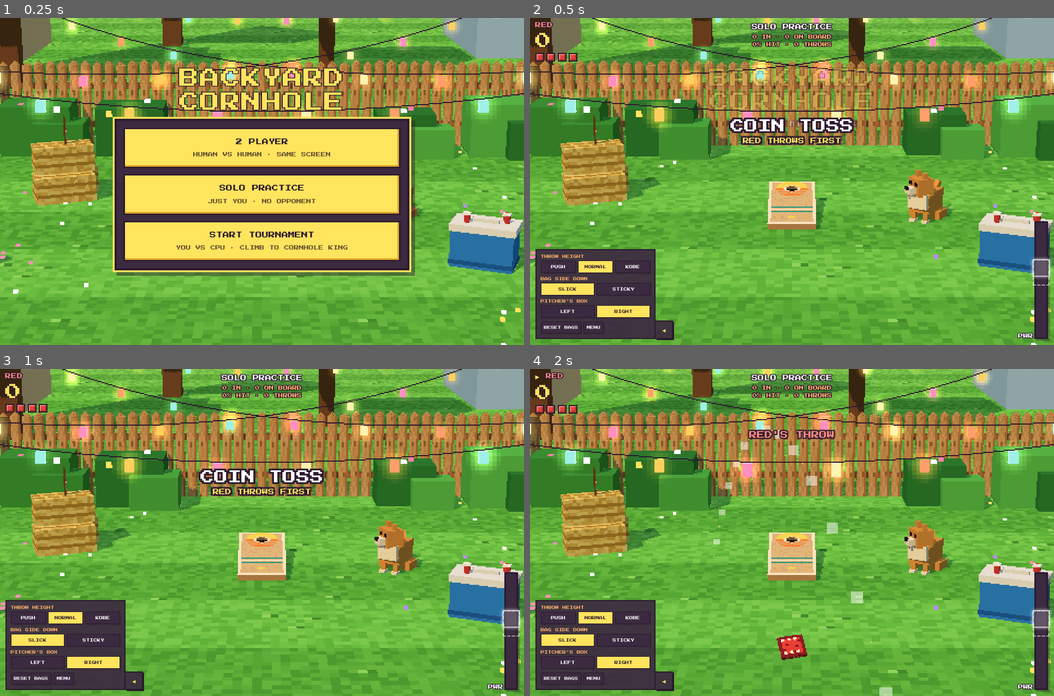
Above: before the commit, frames 1-4 (two rows, left to right).
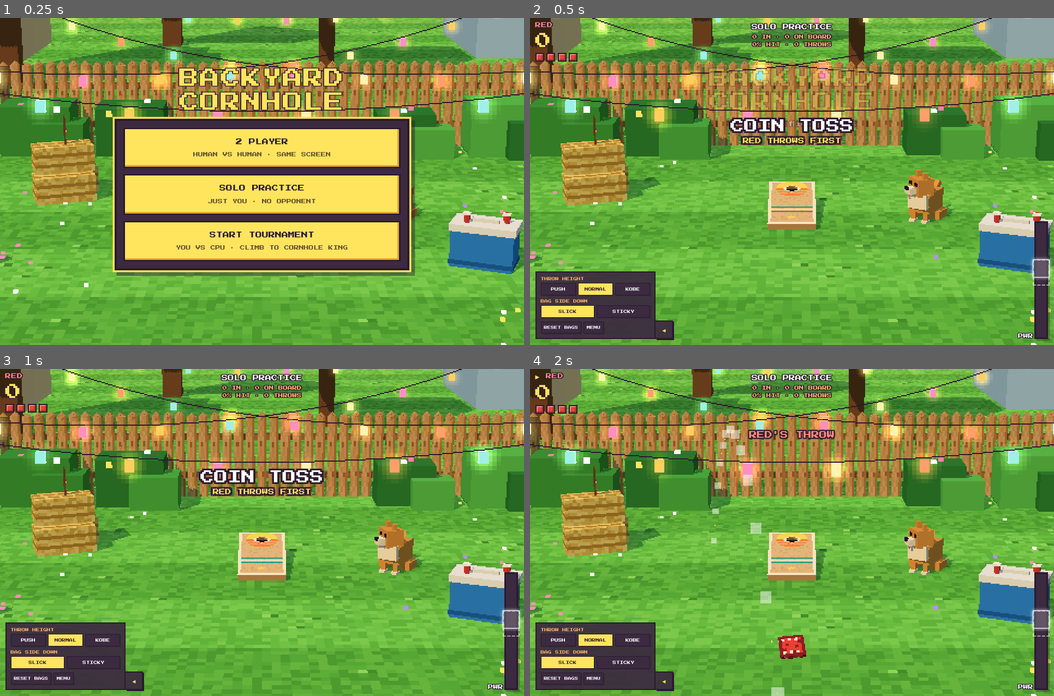
Above: after the commit, the same moments.

Repository: Ashe-Oro/backyard-games
Game: browser game, page index.html
Two runs of this game, one before a commit and one after it. Both use one fixed random seed, a clock stepped at 60 frames per second and the inputs below.
Inputs (mouse positions are in pixels of both pictures, inside the frame that each line leads up to):
- Up to frame 1 (0.25 s): no input
- Up to frame 2 (0.5 s): click "SOLO PRACTICE JUST YOU · NO O…" at 0.27 s
- Up to frame 3 (1 s): click "NORMAL" at 0.52 s
- Up to frame 4 (2 s): move the mouse to (792, 565) at 1.07 s; tap Space at 1.1, 1.6 s; move the mouse to (687, 499) at 1.67 s

Frame 1 is identical in both runs. In frame 2, 2.9% of the frame differs, in the area x 1-100%, y 70-92%; in frame 3, 2.9%; in frame 4, 4.0%, in the area x 1-100%, y 17-100%.

Commit message:
Launch bags from the centered throw position

Diff:
--- a/index.html
+++ b/index.html
@@ -131,7 +131,6 @@
     <div id="bag-menu" role="group" aria-label="Bag options">
       <div class="bag-row"><span class="bag-label">THROW HEIGHT</span><div id="height-choice" class="bag-choices"><button class="hb" data-height="0">PUSH</button><button class="hb" data-height="1">NORMAL</button><button class="hb" data-height="2">KOBE</button></div></div>
       <div class="bag-row"><span class="bag-label">BAG SIDE DOWN</span><div class="bag-choices"><button class="hb" id="side" data-side="slick">SLICK</button><button class="hb" data-side="sticky">STICKY</button></div></div>
-      <div class="bag-row" id="practice-box" hidden><span class="bag-label">PITCHER’S BOX</span><div class="bag-choices"><button class="hb" data-box="left">LEFT</button><button class="hb" data-box="right">RIGHT</button></div></div>
       <div class="btns"><button class="hb" id="reset-bags" hidden>RESET BAGS</button><button class="hb" id="menu">MENU</button><button class="hb" id="mode" hidden title="Toggle controls (M)">MOUSE</button></div>
     </div>
     <button id="bag-handle" aria-controls="bag-menu" aria-expanded="true" aria-label="Collapse bag options"><span id="bag-chevron" aria-hidden="true">◀</span><span id="bag-picks"></span></button>
@@ -159,7 +158,7 @@
 const AIM_MAX = 0.12;
 const FLICK_MIN = 0.5, FLICK_MAX = 7.5;     // screen heights / second
 const REL_Y = 1.3, REL_Z = -0.45;           // feet stay behind the foul line (z = 0); the hand reaches past it on release
-const RX = [0.62, -0.62];                   // red throws from the right pitcher's box, blue from the left
+const RX = [0, 0];                         // both teams release along the centered bag's line
 const TEAM = ['RED', 'BLUE'];
 const HOLE_WORLD = new THREE.Vector3();
 
@@ -675,8 +674,7 @@
   mesh.castShadow = true; mesh.receiveShadow = true; scene.add(mesh); return mesh;
 }
 const held = new THREE.Mesh(bagGeo, TEAM_MATS[0].slick); scene.add(held);
-// Present the held bag as a foreground hand model. Physics still releases from
-// the regulation pitcher's box; screen framing must not change that origin.
+// Present the held bag as a foreground hand model aligned with the throw origin.
 const heldTilt = new THREE.Quaternion().setFromEuler(new THREE.Euler(.8, 0, 0));
 function positionHeldBag(yaw) {
   const portrait = clamp((1.2 - camera.aspect) / .65, 0, 1);
@@ -747,9 +745,7 @@
   vs: 'cpu', exact: false, scores: [0, 0], inning: 1, first: 0, k: 0, phase: 'menu', aim: 0, ctrl: 'drag',
   position: [0, 0], heights: [1,1], practice:false, practiceStats:{throws:0,in:0,on:0}, sweetShift:0, spin: 0, arc: 1, side: ['slick', 'slick'], active: null, before: null, cpu: null, history: [], winner: -1, lastPower: null,
 };
-let practiceBox='right';
-try{practiceBox=localStorage.getItem('backyard-cornhole-practice-box')==='left'?'left':'right';}catch{}
-const releaseX=(t)=> (M.practice && t===0 && practiceBox==='left'?RX[1]:RX[t])+M.position[t];
+const releaseX=(t)=>RX[t];
 const thrower = (k = M.k) => M.practice ? 0 : (k % 2 === 0 ? M.first : 1 - M.first);
 const isHuman = (t) => t === 0 || M.vs === '2p';
 const teamName = (t) => (M.vs === 'cpu' ? (t === 0 ? 'YOU' : M.career ? roster[Math.min(career.fight,roster.length-1)].name : 'CPU') : TEAM[t]);
@@ -809,8 +805,6 @@
   $('wind').setAttribute('aria-label', `Wind blowing ${['away','away and right','right','toward you and right','toward you','toward you and left','left','away and left'][Math.round(wind.angle/(Math.PI/4))%8]} at ${wind.mph} miles per hour`);
   document.querySelectorAll('[data-height]').forEach(b=>b.setAttribute('aria-pressed',String(+b.dataset.height===M.arc)));
   $('reset-bags').hidden=!M.practice;
-  $('practice-box').hidden=!M.practice;
-  document.querySelectorAll('[data-box]').forEach(b=>b.setAttribute('aria-pressed',b.dataset.box===practiceBox));
   ui.t[1].hidden=M.practice;
   if(M.practice){const n=M.practiceStats;ui.inn.textContent='SOLO PRACTICE';ui.goal.textContent=`${n.in} IN · ${n.on} ON BOARD\n${n.throws ? Math.round((n.in+n.on)/n.throws*100):0}% HIT · ${n.throws} THROWS`;}
   $('setup').textContent = arcNames[M.arc];
@@ -1074,7 +1068,6 @@
  }
 }
 function pointAim(e){const a=pointerAim(e);if(a!==undefined)M.aim=clamp(a,-AIM_MAX,AIM_MAX);}
-document.querySelectorAll('[data-box]').forEach(b=>b.onclick=()=>{if(!humanTurn())return;practiceBox=b.dataset.box;try{localStorage.setItem('backyard-cornhole-practice-box',practiceBox);}catch{}renderHud();});
 document.querySelectorAll('[data-side]').forEach(b=>b.onclick=()=>{if(!humanTurn())return;M.side[thrower()]=b.dataset.side;held.material=TEAM_MATS[thrower()][b.dataset.side==='slick'?'sticky':'slick'];renderHud();});
 $('menu').onclick=()=>{if(M.active)return;showMenu();};
 $('reset-bags').onclick=()=>{if(!humanTurn())return;clearBags();renderHud();};
--- a/tests/framing_check.cjs
+++ b/tests/framing_check.cjs
@@ -31,7 +31,7 @@
         launch(body,releaseX(thrower()),.55,M.aim,0);
         return {bag:bounds(held),board:bounds(target.outer),visible:held.visible,
           camera:[...camera.position.toArray(),...camera.quaternion.toArray(),camera.fov],
-          origin:body.p.toArray()};
+          origin:body.p.toArray(),velocity:body.v.toArray()};
       };
       window.__game = {`);
     const url = 'http://127.0.0.1:8012/';
@@ -42,17 +42,17 @@
     await page.waitForFunction(() => __game.state.phase === 'aim');
     for (const [width,height] of [[390,844],[456,872],[844,390],[1280,800],[1600,900],[2560,1080]]) {
       await page.setViewportSize({width,height});
-      for (const side of ['right','left']) {
-        // The drawer may be collapsed on a real phone; use its existing handler.
-        await page.evaluate(side => document.querySelector('[data-box="'+side+'"]').click(), side);
+      for (const team of [0,1]) {
+        await page.evaluate(first => __game.startMatch({practice:false,vs:'2p',first}), team);
+        await page.waitForFunction(() => __game.state.phase === 'aim');
         for (const aim of [-.12,0,.12]) {
           await page.evaluate(aim => __game.setAim(aim), aim);
           await page.evaluate(() => new Promise(resolve => requestAnimationFrame(() => requestAnimationFrame(resolve))));
           const view = await page.evaluate(() => __framing());
           assert(view.visible);
           for (const object of [view.bag,view.board]) {
-            assert(object.left > .05 && object.right < .95, JSON.stringify({width,height,side,view}));
-            assert(object.top > .15 && object.bottom < .9, JSON.stringify({width,height,side,view}));
+            assert(object.left > .05 && object.right < .95, JSON.stringify({width,height,team,view}));
+            assert(object.top > .15 && object.bottom < .9, JSON.stringify({width,height,team,view}));
           }
           assert(view.bag.top > view.board.bottom, 'Held bag must read as foreground');
           if (width/height >= 1.2) {
@@ -61,15 +61,15 @@
           }
           const center = (view.bag.left+view.bag.right)/2;
           const boardCenter = (view.board.left+view.board.right)/2;
-          assert(Math.abs(center - boardCenter) < .02, 'Held bag must align with the board on both throwing sides');
-          assert.deepEqual(view.origin,[side==='right'?.62:-.62,1.3,-.45]);
+          assert(Math.abs(center - boardCenter) < .02, 'Held bag must align with the board for both teams');
+          assert.deepEqual(view.origin,[0,1.3,-.45]);
+          if (aim===0) assert.equal(view.velocity[0],0,'Straight throws must travel along the centerline');
           if (aim===-.12) globalThis.fixedCamera = view.camera;
           else assert.deepEqual(view.camera,globalThis.fixedCamera,'Aiming must not move the camera');
-          if (aim===0) console.log(`${width}x${height} ${side}: board height ${((view.board.bottom-view.board.top)*100).toFixed(1)}%, bag center ${center.toFixed(2)}`);
+          if (aim===0) console.log(`${width}x${height} team ${team}: board height ${((view.board.bottom-view.board.top)*100).toFixed(1)}%, bag center ${center.toFixed(2)}`);
         }
       }
       if (process.env.SHOTS) {
-        await page.evaluate(() => document.querySelector('[data-box="right"]').click());
         await page.evaluate(() => __game.setAim(0));
         if (width < 600) await page.evaluate(() => {if(document.querySelector('#bag-handle').getAttribute('aria-expanded')==='true')document.querySelector('#bag-handle').click();});
         await page.waitForTimeout(250);
@@ -77,13 +77,22 @@
       }
     }
     await page.setViewportSize({width:1600,height:900});
-    await page.evaluate(() => {document.querySelector('[data-box="right"]').click();__game.setAim(0);});
+    assert.equal(await page.locator('[data-box]').count(),0,'Remove obsolete side-launch controls');
+    await page.evaluate(() => __game.startMatch({practice:true,vs:'2p',first:0}));
+    await page.waitForFunction(() => __game.state.phase === 'aim');
+    await page.evaluate(() => __game.setAim(0));
     const sweet = await page.evaluate(() => __game.state.sweet.mid);
-    await page.evaluate(power => __game.throwWith(power), sweet);
+    const release = await page.evaluate(power => {__game.throwWith(power);return __game.state.bags.at(-1).p;}, sweet);
+    assert.deepEqual(release,[0,1.3,-.45], 'Actual practice throw must spawn in the center');
     await page.waitForFunction(() => __game.state.bags.length === 1);
     await page.waitForFunction(() => __game.state.phase === 'aim');
     assert.equal(await page.evaluate(() => __game.state.practiceStats.throws),1);
     assert.equal(await page.evaluate(() => __framing().visible),true);
+    await page.evaluate(() => __game.startMatch({practice:false,vs:'2p',first:1}));
+    await page.waitForFunction(() => __game.state.phase === 'aim');
+    const blueRelease = await page.evaluate(() => {__game._setWind(0,0);__game.setAim(0);__game.throwWith(__game.state.sweet.mid);return __game.state.bags.at(-1).p;});
+    assert.deepEqual(blueRelease,[0,1.3,-.45], 'Actual blue-team throw must spawn in the center');
+    await page.waitForFunction(() => __game.state.phase === 'aim');
     assert.deepEqual(errors,[]);
     console.log('Framing, fixed camera, release origins, and practice throw passed.');
   } finally { await browser.close(); }
